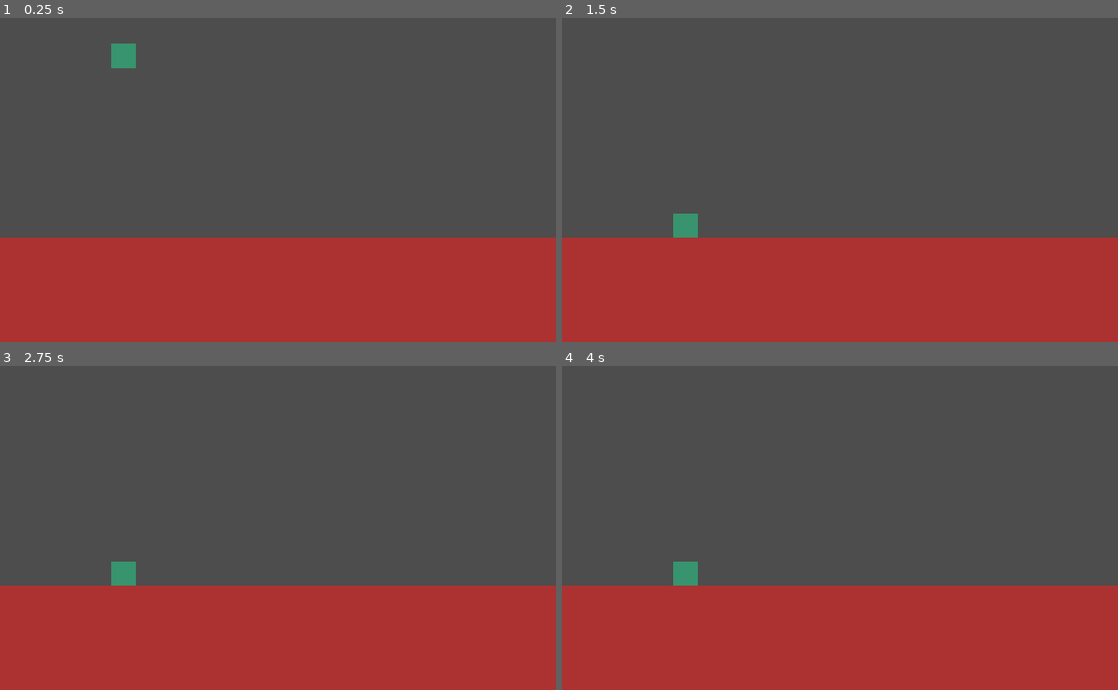
Above: before the commit, frames 1-4 (two rows, left to right).
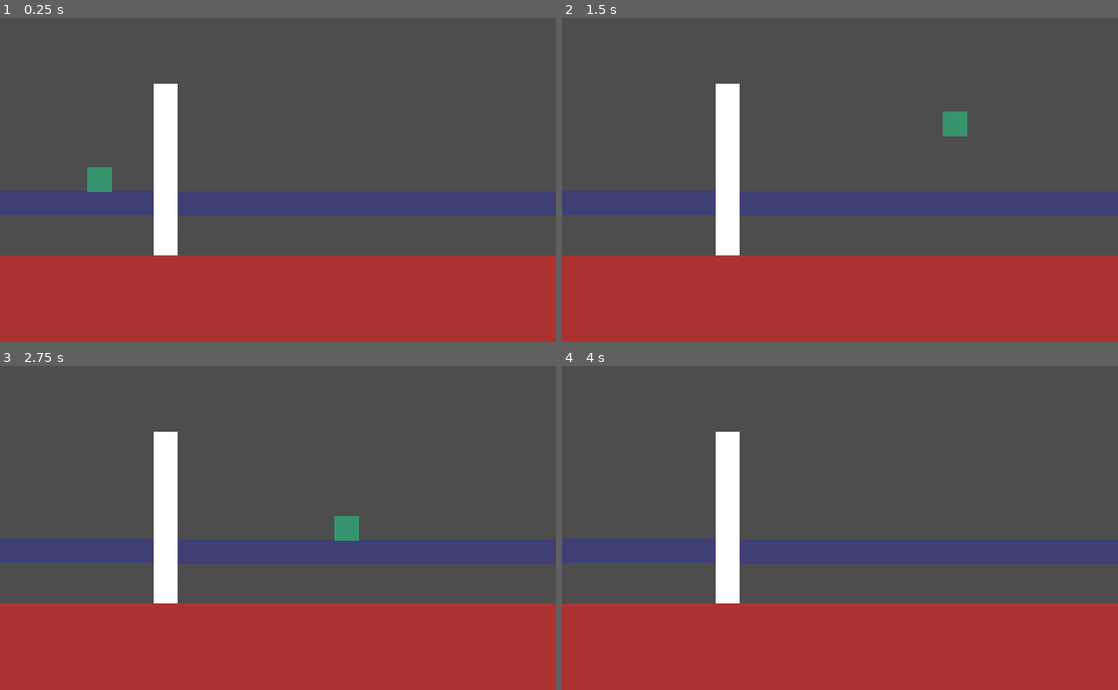
Above: after the commit, the same moments.

Repository: SeveralHerr/LavaLadder
Game: Godot game, scene res://main.tscn
Same seed, same stepped clock (60 frames per second), same inputs: the game is played once before the commit and once after it.
Inputs:
- Up to frame 1 (0.25 s): no input
- Up to frame 2 (1.5 s): hold D (move_right, bound only after the commit) from 0.53 s (still down); tap Space (jump, bound only after the commit) at 0.6, 0.77, 1.07, 1.35 s
- Up to frame 3 (2.75 s): tap Space (jump, bound only after the commit) at 1.52, 1.82, 2.1 s; release D (move_right, bound only after the commit) at 2.03 s; hold A (move_left, bound only after the commit) from 2.03 s (still down)
- Up to frame 4 (4 s): release A (move_left, bound only after the commit) at 2.78 s; hold D (move_right, bound only after the commit) from 2.78 s (still down); tap Space (jump, bound only after the commit) at 2.85, 3.02, 3.32, 3.6, 3.77 s

The runs differ from the first frame. In frame 1, 16% of the frame differs, in the area x 0-100%, y 7-74%; in frame 2, 15%; in frame 3, 15%; in frame 4, 15%.

Commit message:
Added all the things

Diff:
--- /dev/null
+++ b/floor.tscn
@@ -0,0 +1,31 @@
+[gd_scene load_steps=4 format=3 uid="uid://da4hhhbgydji7"]
+
+[ext_resource type="Texture2D" uid="uid://dwn01i55ox858" path="res://sprites/floor.png" id="1_4a6af"]
+
+[sub_resource type="SpriteFrames" id="SpriteFrames_irba1"]
+animations = [{
+"frames": [{
+"duration": 1.0,
+"texture": ExtResource("1_4a6af")
+}],
+"loop": true,
+"name": &"default",
+"speed": 5.0
+}]
+
+[sub_resource type="RectangleShape2D" id="RectangleShape2D_62lbh"]
+size = Vector2(494, 32)
+
+[node name="Floor" type="Node2D"]
+
+[node name="AnimatedSprite2D" type="AnimatedSprite2D" parent="."]
+scale = Vector2(15.4688, 1)
+sprite_frames = SubResource("SpriteFrames_irba1")
+
+[node name="RigidBody2D" type="RigidBody2D" parent="."]
+collision_mask = 0
+gravity_scale = 0.0
+
+[node name="CollisionShape2D" type="CollisionShape2D" parent="RigidBody2D"]
+position = Vector2(0, -1)
+shape = SubResource("RectangleShape2D_62lbh")
--- /dev/null
+++ b/ladder.tscn
@@ -0,0 +1,29 @@
+[gd_scene load_steps=4 format=3 uid="uid://c487reyqwb6dc"]
+
+[ext_resource type="Texture2D" uid="uid://cs7m6f38k0gh7" path="res://sprites/ladder.png" id="1_js5qo"]
+
+[sub_resource type="SpriteFrames" id="SpriteFrames_vvitb"]
+animations = [{
+"frames": [{
+"duration": 1.0,
+"texture": ExtResource("1_js5qo")
+}],
+"loop": true,
+"name": &"default",
+"speed": 5.0
+}]
+
+[sub_resource type="RectangleShape2D" id="RectangleShape2D_hn1d8"]
+size = Vector2(31, 226)
+
+[node name="Ladder" type="Area2D"]
+collision_mask = 0
+
+[node name="AnimatedSprite2D" type="AnimatedSprite2D" parent="."]
+position = Vector2(-0.5, 97)
+scale = Vector2(0.96875, 7.0625)
+sprite_frames = SubResource("SpriteFrames_vvitb")
+
+[node name="CollisionShape2D" type="CollisionShape2D" parent="."]
+position = Vector2(-0.5, 97)
+shape = SubResource("RectangleShape2D_hn1d8")
--- a/lava.tscn
+++ b/lava.tscn
@@ -14,13 +14,13 @@
 }]
 
 [sub_resource type="RectangleShape2D" id="RectangleShape2D_8uhsd"]
-size = Vector2(726, 139)
+size = Vector2(2254, 742.5)
 
 [node name="lava" type="Node2D"]
 
 [node name="AnimatedSprite2D" type="AnimatedSprite2D" parent="."]
-position = Vector2(358, 414.5)
-scale = Vector2(22.6875, 4.34375)
+position = Vector2(21.2499, 792.75)
+scale = Vector2(70.5781, 26.5469)
 sprite_frames = SubResource("SpriteFrames_pwu8k")
 
 [node name="RigidBody2D" type="RigidBody2D" parent="."]
@@ -28,6 +28,6 @@
 gravity_scale = 0.0
 
 [node name="CollisionShape2D" type="CollisionShape2D" parent="RigidBody2D"]
-position = Vector2(359, 414.5)
+position = Vector2(19, 738.25)
 scale = Vector2(1, 1)
 shape = SubResource("RectangleShape2D_8uhsd")
--- a/main.tscn
+++ b/main.tscn
@@ -1,11 +1,29 @@
-[gd_scene load_steps=3 format=3 uid="uid://dg87wfewi23ek"]
+[gd_scene load_steps=5 format=3 uid="uid://dg87wfewi23ek"]
 
-[ext_resource type="PackedScene" uid="uid://bojo1heqww22j" path="res://player.tscn" id="1_sktu4"]
+[ext_resource type="PackedScene" uid="uid://da4hhhbgydji7" path="res://floor.tscn" id="1_hwami"]
 [ext_resource type="PackedScene" uid="uid://eaagr82icqsq" path="res://lava.tscn" id="2_jve7c"]
+[ext_resource type="PackedScene" uid="uid://bf7yepc3vwsrv" path="res://player_3.tscn" id="2_k8kxr"]
+[ext_resource type="PackedScene" uid="uid://c487reyqwb6dc" path="res://ladder.tscn" id="4_0qx2e"]
 
 [node name="Main" type="Node"]
 
-[node name="Player" parent="." instance=ExtResource("1_sktu4")]
-position = Vector2(160, 82)
+[node name="Ladder" parent="." instance=ExtResource("4_0qx2e")]
+position = Vector2(215, 162)
+collision_mask = 2
+
+[node name="Floor2" parent="." instance=ExtResource("1_hwami")]
+position = Vector2(478, 301)
+
+[node name="Floor" parent="." instance=ExtResource("1_hwami")]
+position = Vector2(-48, 300)
 
 [node name="Lava" parent="." instance=ExtResource("2_jve7c")]
+
+[node name="player3" parent="." instance=ExtResource("2_k8kxr")]
+position = Vector2(129, 94)
+collision_layer = 3
+
+[connection signal="area_entered" from="Ladder" to="player3" method="_on_ladder_area_entered"]
+[connection signal="area_exited" from="Ladder" to="player3" method="_on_ladder_area_exited"]
+[connection signal="body_entered" from="Ladder" to="player3" method="_on_ladder_body_entered"]
+[connection signal="body_exited" from="Ladder" to="player3" method="_on_ladder_body_exited"]
--- /dev/null
+++ b/player.gd
@@ -0,0 +1,73 @@
+extends CharacterBody2D
+
+@export var speed = 400 # How fast the player will move (pixels/sec).
+var screen_size # Size of the game window.
+var gravity = ProjectSettings.get_setting("physics/2d/default_gravity")
+var jump = -2300;
+var on_ladder = false
+var climb_speed = 200
+
+# Called when the node enters the scene tree for the first time.
+func _ready():
+	screen_size = get_viewport_rect().size
+
+func _physics_process(delta):
+	if on_ladder:
+		velocity.y = -climb_speed
+	else:
+		if not is_on_floor():
+			velocity.y += gravity + delta
+
+		if Input.is_action_just_pressed("jump") and is_on_floor():
+			velocity.y = jump
+
+
+
+	var direction = Input.get_axis("move_left", "move_right")
+	if direction:
+		velocity.x = direction * speed
+	else:
+		velocity.x = move_toward(velocity.x, 0, speed)
+
+	move_and_slide()
+
+func _on_ladder_area_entered(area):
+	on_ladder = true
+
+func _on_ladder_area_exited(area):
+	on_ladder = false
+
+func dphysics_process(delta):
+	var velocity = Vector2.ZERO
+	if Input.is_action_pressed("move_right"):
+		velocity.x += 1
+	if Input.is_action_pressed("move_left"):
+		velocity.x -= 1
+
+
+	velocity = velocity.normalized() * speed
+	self.linear_velocity.x = velocity.x # Only modify the horizontal component
+
+	# Clamping position should be done separately if needed
+	position.x = clamp(position.x, 0, screen_size.x)
+	position.y = clamp(position.y, 0, screen_size.y)
+
+func t_process(delta):
+	# Apply gravity in _process
+	self.linear_velocity.y += gravity * delta
+
+
+
+
+func start(pos):
+	position = pos
+	$CollisionShape2D.disabled = false
+
+
+
+func _on_ladder_body_entered(body):
+	on_ladder = true
+
+
+func _on_ladder_body_exited(body):
+	on_ladder = false
--- a/player.tscn
+++ b/player.tscn
@@ -1,9 +1,7 @@
-[gd_scene load_steps=4 format=3 uid="uid://bojo1heqww22j"]
+[gd_scene load_steps=5 format=3 uid="uid://bojo1heqww22j"]
 
 [ext_resource type="Texture2D" uid="uid://cfn3dprmgtvtf" path="res://sprites/player.png" id="1_hi2ox"]
-
-[sub_resource type="RectangleShape2D" id="RectangleShape2D_2a0gi"]
-size = Vector2(30, 30)
+[ext_resource type="Script" path="res://player.gd" id="1_kwry2"]
 
 [sub_resource type="SpriteFrames" id="SpriteFrames_xyv8t"]
 animations = [{
@@ -16,10 +14,17 @@
 "speed": 5.0
 }]
 
+[sub_resource type="RectangleShape2D" id="RectangleShape2D_2a0gi"]
+size = Vector2(30, 30)
+
 [node name="player2" type="RigidBody2D"]
-
-[node name="CollisionShape2D" type="CollisionShape2D" parent="."]
-shape = SubResource("RectangleShape2D_2a0gi")
+continuous_cd = 2
+script = ExtResource("1_kwry2")
 
 [node name="AnimatedSprite2D" type="AnimatedSprite2D" parent="."]
 sprite_frames = SubResource("SpriteFrames_xyv8t")
+
+[node name="CharacterBody2D" type="CharacterBody2D" parent="."]
+
+[node name="CollisionShape2D" type="CollisionShape2D" parent="CharacterBody2D"]
+shape = SubResource("RectangleShape2D_2a0gi")
--- /dev/null
+++ b/player_3.tscn
@@ -0,0 +1,33 @@
+[gd_scene load_steps=5 format=3 uid="uid://bf7yepc3vwsrv"]
+
+[ext_resource type="Script" path="res://player.gd" id="1_3n7dy"]
+[ext_resource type="Texture2D" uid="uid://cfn3dprmgtvtf" path="res://sprites/player.png" id="2_485ev"]
+
+[sub_resource type="RectangleShape2D" id="RectangleShape2D_3xi4w"]
+size = Vector2(31, 28)
+
+[sub_resource type="SpriteFrames" id="SpriteFrames_56ewn"]
+animations = [{
+"frames": [{
+"duration": 1.0,
+"texture": ExtResource("2_485ev")
+}],
+"loop": true,
+"name": &"default",
+"speed": 5.0
+}]
+
+[node name="player3" type="CharacterBody2D"]
+script = ExtResource("1_3n7dy")
+
+[node name="CollisionShape2D" type="CollisionShape2D" parent="."]
+position = Vector2(0, -2)
+shape = SubResource("RectangleShape2D_3xi4w")
+
+[node name="AnimatedSprite2D" type="AnimatedSprite2D" parent="."]
+position = Vector2(-16, -17)
+sprite_frames = SubResource("SpriteFrames_56ewn")
+centered = false
+
+[node name="Camera2D" type="Camera2D" parent="."]
+enabled = false
--- a/project.godot
+++ b/project.godot
@@ -20,6 +20,30 @@
 window/size/viewport_width=720
 window/size/viewport_height=480
 
+[input]
+
+move_left={
+"deadzone": 0.5,
+"events": [Object(InputEventKey,"resource_local_to_scene":false,"resource_name":"","device":-1,"window_id":0,"alt_pressed":false,"shift_pressed":false,"ctrl_pressed":false,"meta_pressed":false,"pressed":false,"keycode":0,"physical_keycode":65,"key_label":0,"unicode":97,"echo":false,"script":null)
+, Object(InputEventKey,"resource_local_to_scene":false,"resource_name":"","device":-1,"window_id":0,"alt_pressed":false,"shift_pressed":false,"ctrl_pressed":false,"meta_pressed":false,"pressed":false,"keycode":4194319,"physical_keycode":4194319,"key_label":4194319,"unicode":0,"echo":false,"script":null)
+]
+}
+move_right={
+"deadzone": 0.5,
+"events": [Object(InputEventKey,"resource_local_to_scene":false,"resource_name":"","device":-1,"window_id":0,"alt_pressed":false,"shift_pressed":false,"ctrl_pressed":false,"meta_pressed":false,"pressed":false,"keycode":0,"physical_keycode":68,"key_label":0,"unicode":100,"echo":false,"script":null)
+, Object(InputEventKey,"resource_local_to_scene":false,"resource_name":"","device":-1,"window_id":0,"alt_pressed":false,"shift_pressed":false,"ctrl_pressed":false,"meta_pressed":false,"pressed":false,"keycode":0,"physical_keycode":4194321,"key_label":0,"unicode":0,"echo":false,"script":null)
+]
+}
+jump={
+"deadzone": 0.5,
+"events": [Object(InputEventKey,"resource_local_to_scene":false,"resource_name":"","device":-1,"window_id":0,"alt_pressed":false,"shift_pressed":false,"ctrl_pressed":false,"meta_pressed":false,"pressed":false,"keycode":0,"physical_keycode":32,"key_label":0,"unicode":32,"echo":false,"script":null)
+]
+}
+
+[physics]
+
+2d/default_gravity=500.0
+
 [rendering]
 
 renderer/rendering_method="gl_compatibility"
Binary file added: sprites/floor.png
Not shown, added: sprites/floor.png.import
Binary file added: sprites/ladder.png
Not shown, added: sprites/ladder.png.import
